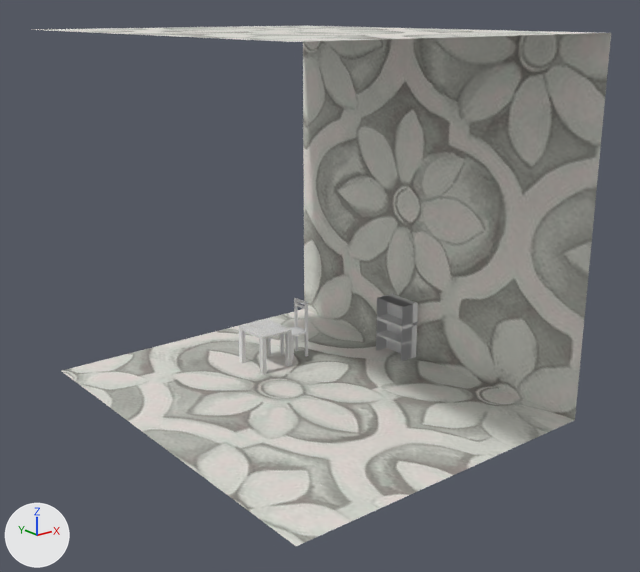
What one commit did to the Blender file table.blend.
Before and after are seen from a 50 mm camera at (-78.1, -108.6, 54.4) aimed at (-4.2, -16.2, 17.5). The axes (+X, +Y, +Z) are drawn at lower left. The lights are the same throughout.
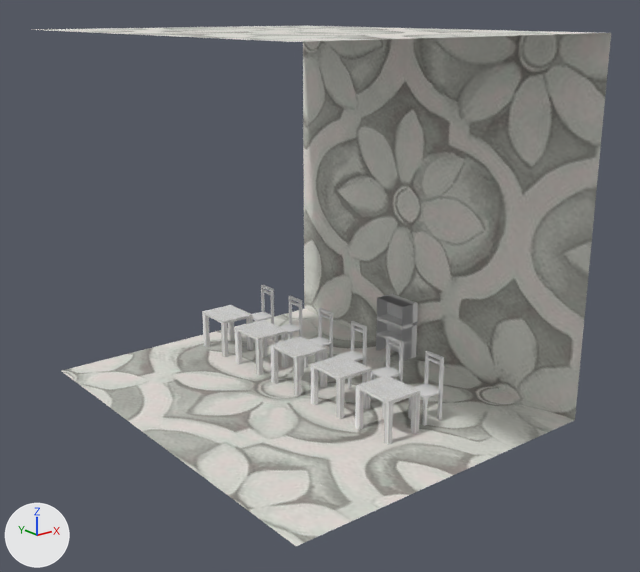
Where the change shows, as pixel boxes (x1, y1, x2, y2) in the pictures (640 x 572 px):
'Cube.001', moved, modifiers changed: before (239, 319, 292, 374); after (202, 305, 420, 445)
'Cube', moved, modifiers changed: before (280, 298, 308, 361); after (252, 285, 444, 426)

The change, as a list of edits to the scene's bpy script:
```text
Change ob_cube:
    ob_cube.location: (3.4, 0.0, 4.3) -> (3.4, -30.0, 4.3)
    add _m = ob_cube.modifiers.new('Array', 'ARRAY')
    add _m.count = 6
    add _m.relative_offset_displace = (0.0, 2.5, 0.0)
Change ob_cube_001:
    ob_cube_001.location: (-2.2, 0.3, 5.9) -> (-2.9, -29.1, 5.9)
    add _m = ob_cube_001.modifiers.new('Array', 'ARRAY')
    add _m.count = 5
    add _m.relative_offset_displace = (0.0, 1.5, 0.0)
```
